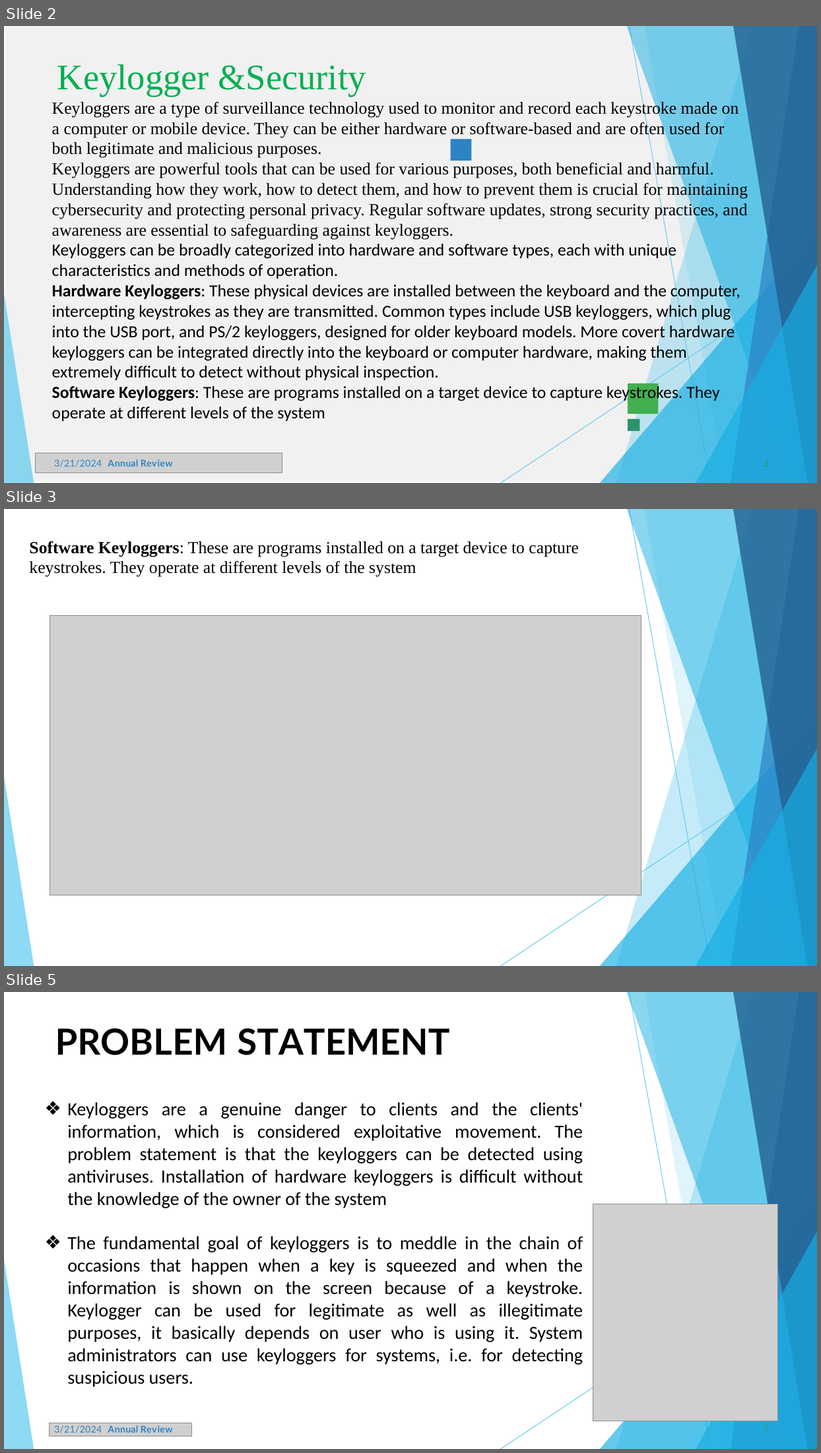
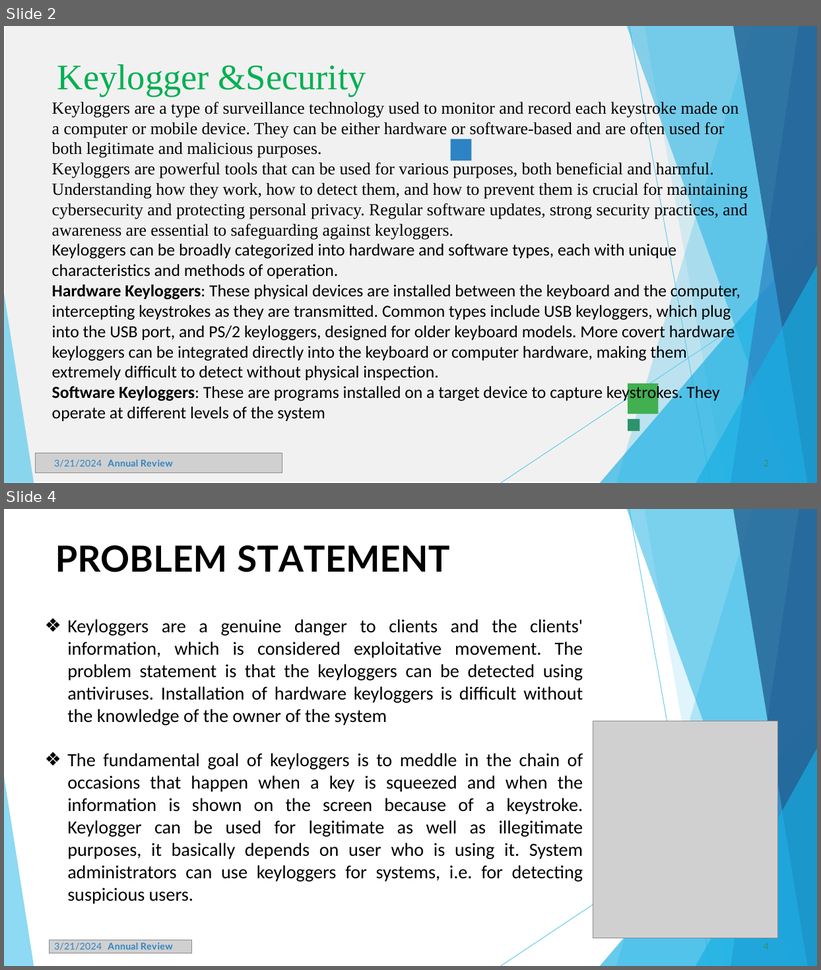
Before and after one commit to hmsupraja/hmsupraja_apssdc_project, a slide deck: Template_Presentation_Students.pptx. Shown one above the other, each under a label of ours: slides 2, 3 and 5 before the commit, slides 2 and 4 after it; the slides between them are not shown. The pictures are 821x1453 and 821x970 pixels, drawn with LibreOffice and Linux fonts; fonts in the diff are those of the drawing; grey boxes stand for pictures. Boxes give left, top, right and bottom in pixels: in the first picture for what was removed or moved away, otherwise in the second. Text is boxed around its words. In the diff, an @@ line names an element or a change of style, - is before the commit and + after.

```diff
--- a/Template_Presentation_Students.pptx
+++ b/Template_Presentation_Students.pptx
@@ slide 3 removed at [4,509,817,966], background #FFFFFF; not listed: 10 template elements that a slide beside it also shows @@
@@ title removed at [29,541,579,577] @@
-Software Keyloggers: These are programs installed on a target device to capture keystrokes. They operate at different levels of the system
@@ picture removed at [50,616,641,896] @@
@@ what was slide 5 is now slide 4 @@
@@ page number at [764,943,769,950]: text changed @@
-5
+4
```
Also in this commit, not shown: 1 slide changed.
